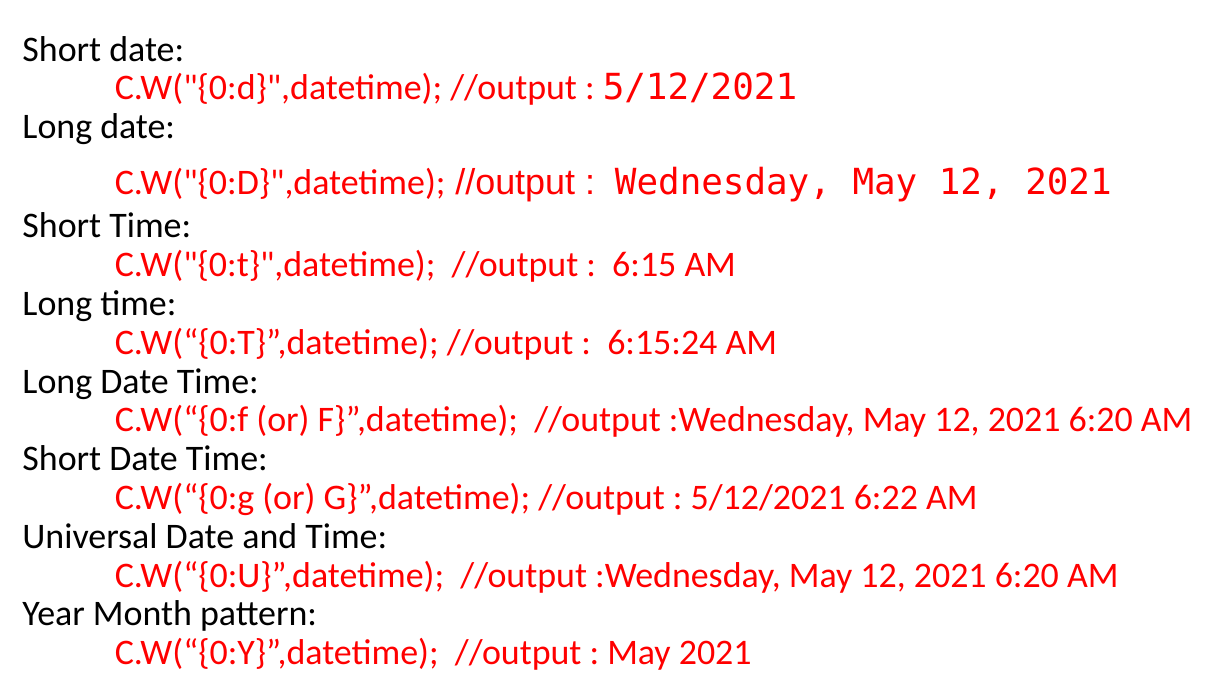
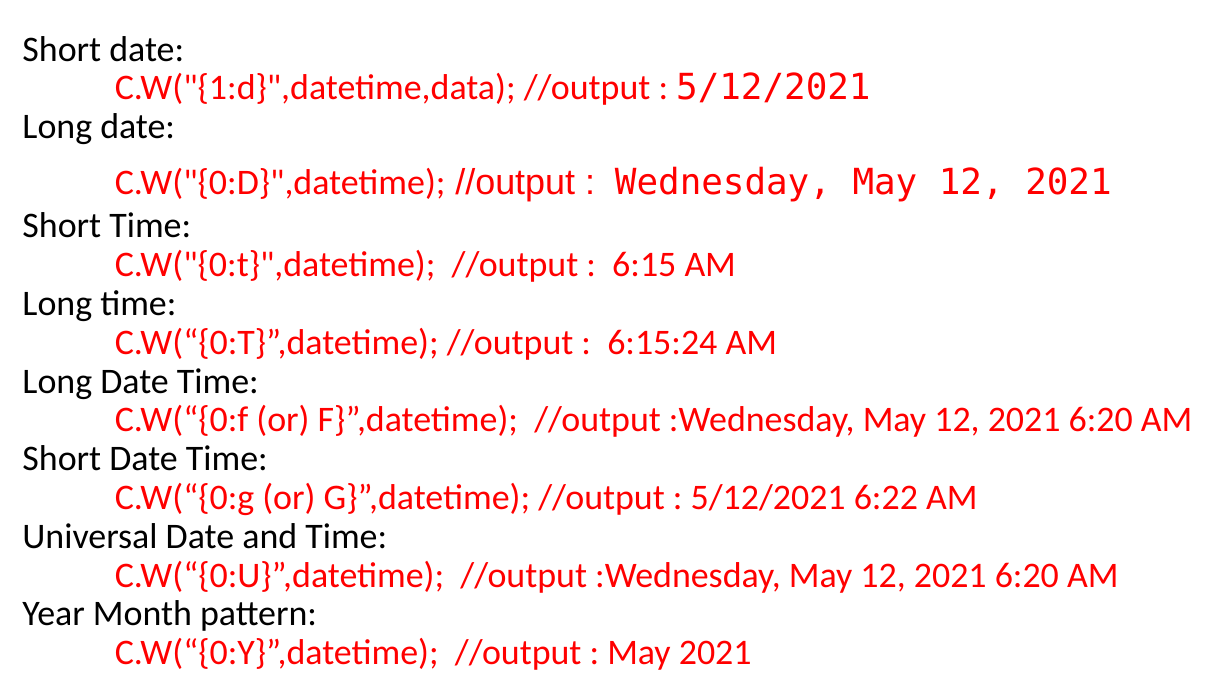
Before and after one commit to MadhuSudhan-Gangumolu/ppt, a slide deck: slide 18 of c#.pptx (slide 19 before the commit). Drawn at 1232x693 pixels with LibreOffice and Linux fonts; fonts in the diff are those of the drawing. Boxes give left, top, right and bottom in pixels: in the first picture for what was removed or moved away, otherwise in the second. Text is boxed around its words. In the diff, an @@ line names an element or a change of style, - is before the commit and + after.

```diff
--- a/c#.pptx
+++ b/c#.pptx
@@ text at (115, 72, 870, 105): text changed @@
-C.W("{0:d}",datetime); //output : 5/12/2021
+C.W("{1:d}",datetime,data); //output : 5/12/2021
```
Also in this commit, not shown: 2 other slides changed, 5 slides added, 1 slide removed.
